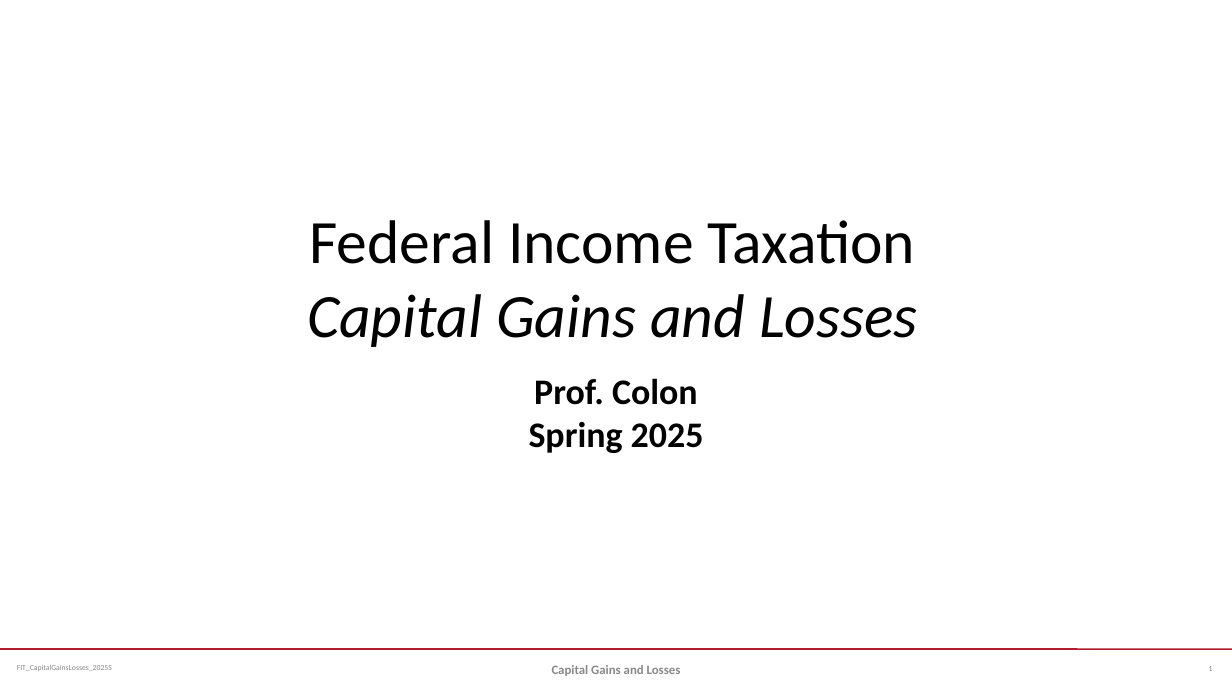
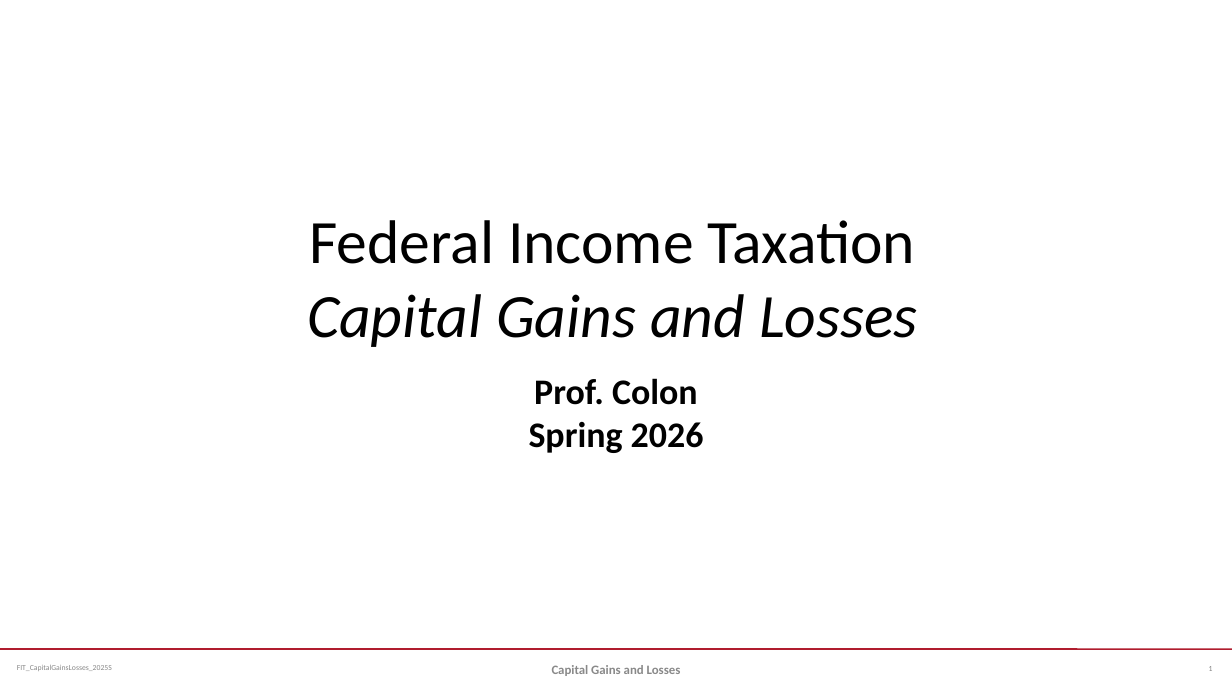
Before and after one commit to jmc877/Fed-Income-Tax, a slide deck: slide 1 of slides/FIT_CapitalGainsLosses_2025S.pptx. Drawn at 1232x693 pixels with LibreOffice and Linux fonts; fonts in the diff are those of the drawing. Boxes give left, top, right and bottom in pixels: in the first picture for what was removed or moved away, otherwise in the second. Text is boxed around its words. In the diff, an @@ line names an element or a change of style, - is before the commit and + after.

```diff
--- a/slides/FIT_CapitalGainsLosses_2025S.pptx
+++ b/slides/FIT_CapitalGainsLosses_2025S.pptx
@@ subtitle at (529,422,704,453): text changed @@
-Spring 2025
+Spring 2026
```
Also in this commit, not shown: 3 other files.
